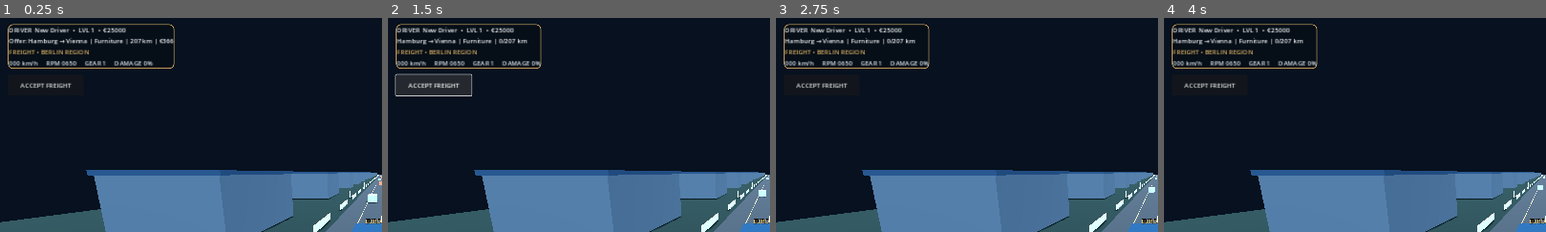
Above: before the commit, frames 1-4 (left to right).
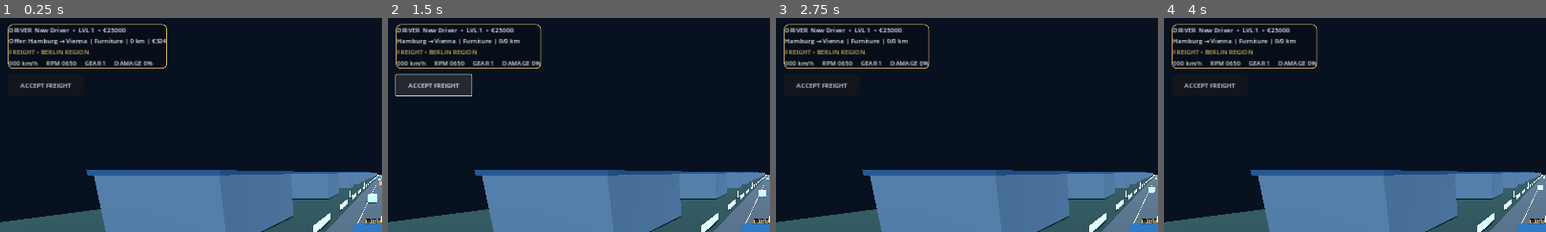
Above: after the commit, the same moments.

Repository: haseebop668-a11y/EURO-HAUL
Game: Godot game, scene res://Scenes/Main.tscn
Same seed, same stepped clock (60 frames per second), same inputs: the game is played once before the commit and once after it.
Inputs:
- Up to frame 1 (0.25 s): no input
- Up to frame 2 (1.5 s): click "ACCEPT FREIGHT" at 0.5 s; click "ACCEPT FREIGHT" at 1.25 s
- Up to frame 3 (2.75 s): click "◀" at 2 s
- Up to frame 4 (4 s): click "BRAKE" at 2.75 s; click "GAS" at 3.5 s
The pictures show only the part of the screen within x 0-50%, y 0-50%; the shares and areas given below are measured in that part.

The runs differ from the first frame. In frame 1, 0.3% of the frame differs, in the area x 34-46%, y 2-24%; in frame 2, less than 0.1%; in frame 3, less than 0.1%; in frame 4, less than 0.1%.

Commit message:
Tune Godot driving slice and input bindings

Diff:
--- a/Godot/Scripts/career_manager.gd
+++ b/Godot/Scripts/career_manager.gd
@@ -34,7 +34,7 @@
 func generate_offer() -> void:
 	var from_index := randi_range(0, CITY_NAMES.size() - 1)
 	var to_index := (from_index + randi_range(1, CITY_NAMES.size() - 1)) % CITY_NAMES.size()
-	var distance := randi_range(180, 250)
+	var distance := randf_range(0.18, 0.25)
 	offered_contract = {
 		"id": "EH-%06d" % randi_range(100000, 999999),
 		"origin": CITY_NAMES[from_index],
@@ -42,8 +42,8 @@
 		"cargo": CARGO_NAMES.pick_random(),
 		"distance_km": distance,
 		"progress_km": 0.0,
-		"reward": int(distance * randf_range(1.2, 1.8)),
-		"xp": int(distance * 0.12)
+		"reward": int(distance * 1000.0 * randf_range(1.2, 1.8)),
+		"xp": maxi(20, int(distance * 100.0))
 	}
 	changed.emit()
 
